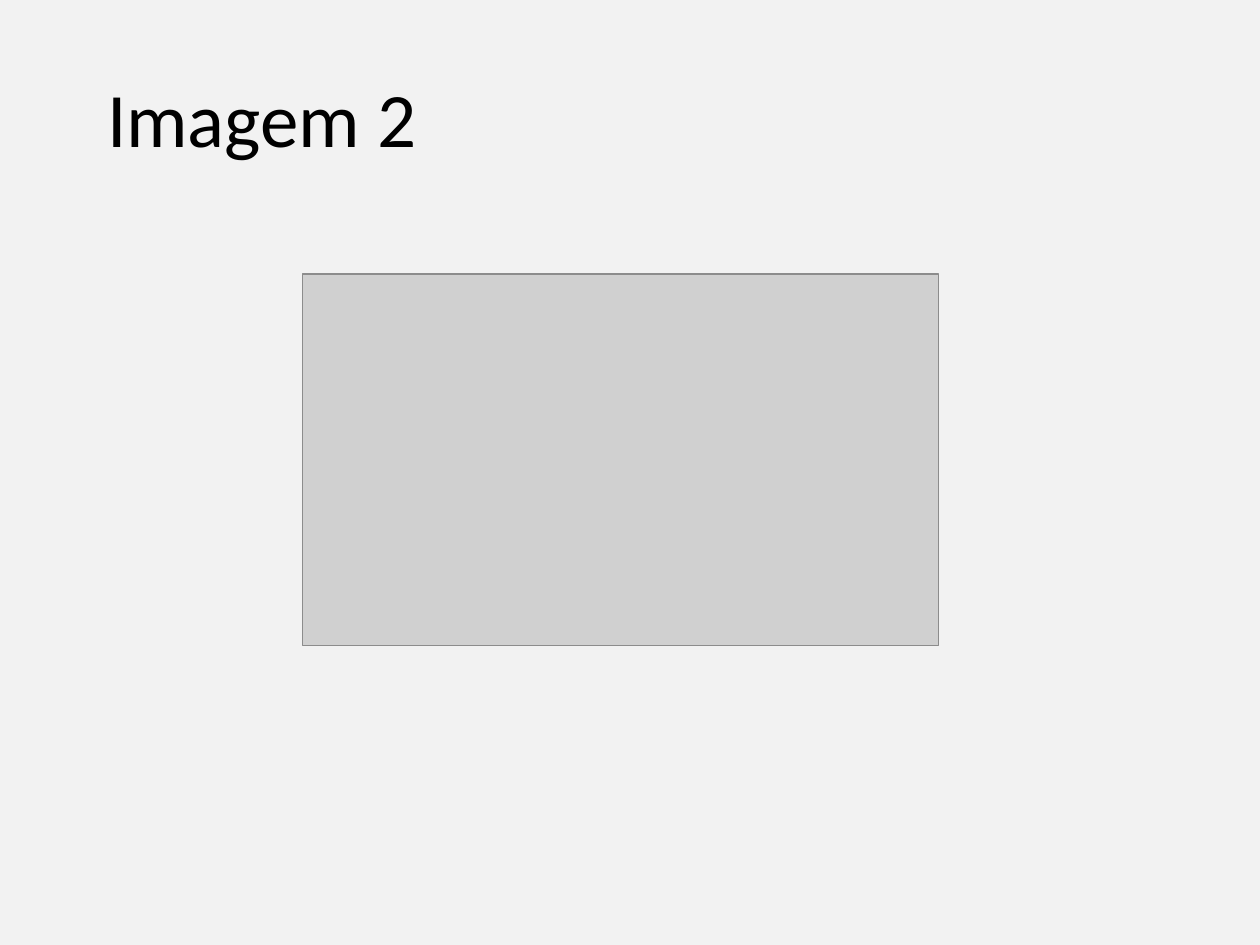
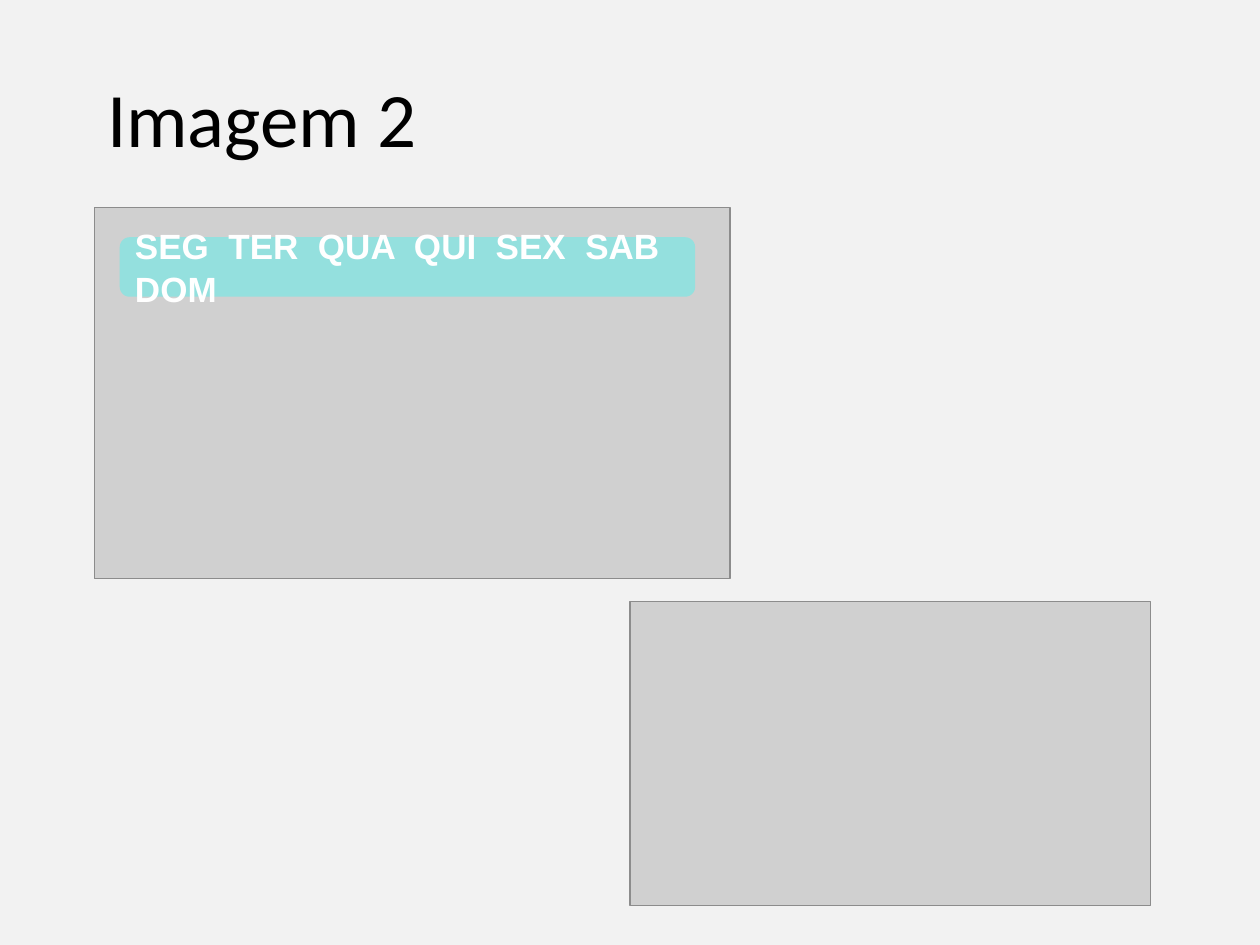
Before and after one commit to gustavogitzel/Discussex, a slide deck: slide 2 of Rascunhos/Imagens PrevContracep.pptx. Drawn at 1260x945 pixels with LibreOffice and Linux fonts; fonts in the diff are those of the drawing; grey boxes stand for pictures. Boxes give left, top, right and bottom in pixels: in the first picture for what was removed or moved away, otherwise in the second. Text is boxed around its words. In the diff, an @@ line names an element or a change of style, - is before the commit and + after.

```diff
--- a/Rascunhos/Imagens PrevContracep.pptx
+++ b/Rascunhos/Imagens PrevContracep.pptx
@@ picture: place and size @@
-picture at box(302, 275, 939, 646)
+picture at box(94, 208, 731, 580)
@@ rounded rectangle added at box(120, 237, 696, 296), fill #94E0DE, 20 pt, text #FFFFFF, bold @@
+SEG TER QUA QUI SEX SAB DOM
@@ picture added at box(630, 601, 1150, 905) @@
```
Also in this commit, not shown: 14 other slides changed, 4 slides added.
